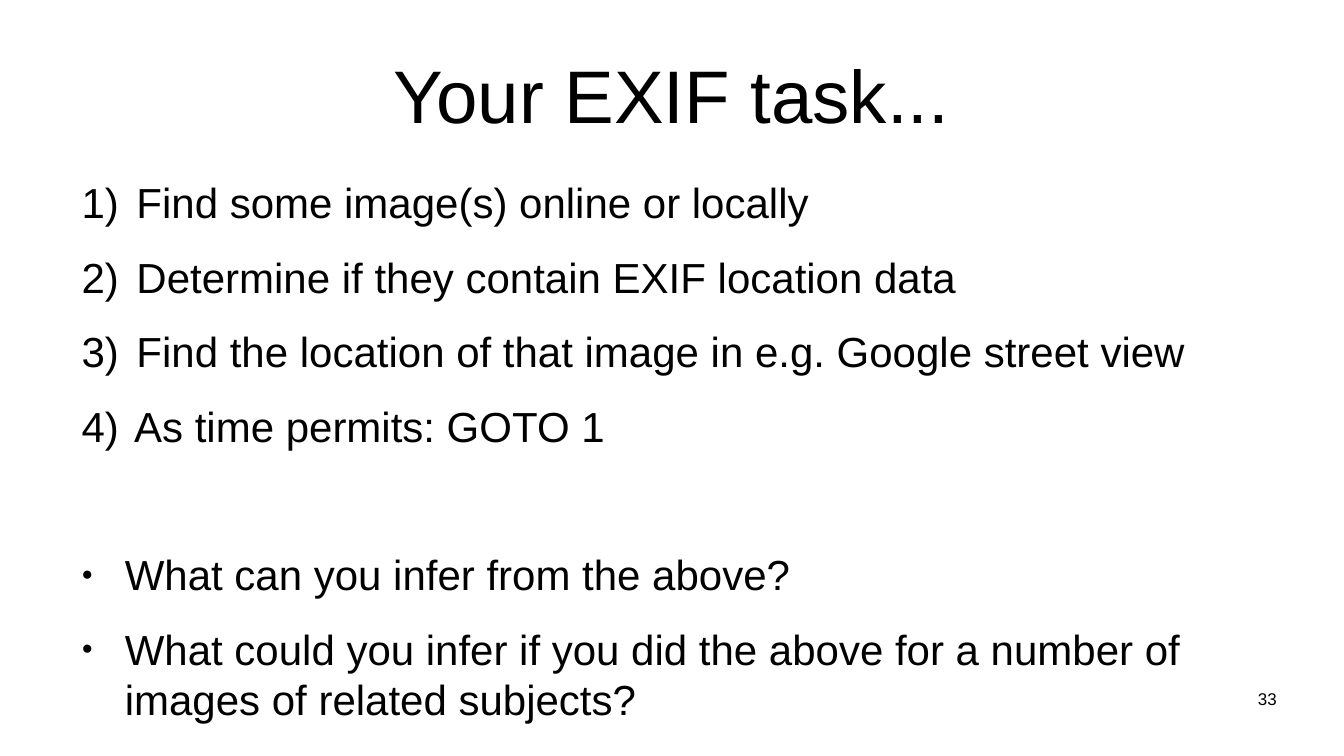
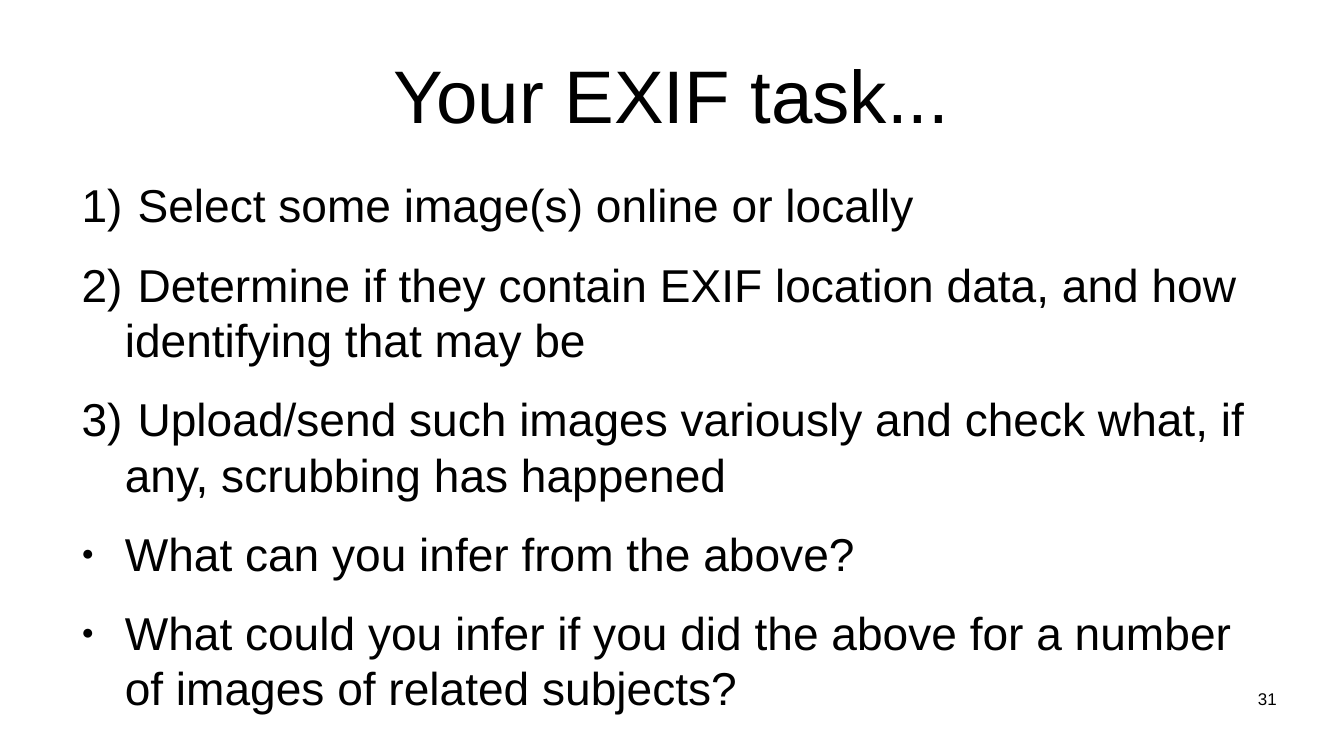
Before and after one commit to sftcd/witidtm, a slide deck: slide 31 of lectures/2026-2027/labs.odp (slide 33 before the commit). Drawn at 1344x756 pixels with LibreOffice and Linux fonts; fonts in the diff are those of the drawing. Boxes give left, top, right and bottom in pixels: in the first picture for what was removed or moved away, otherwise in the second. Text is boxed around its words. In the diff, an @@ line names an element or a change of style, - is before the commit and + after.

```diff
--- a/lectures/2026-2027/labs.odp
+++ b/lectures/2026-2027/labs.odp
@@ text at (x1=125, y1=188, x2=1244, y2=500): text changed; size 24.8 to 27.2 pt @@
-1) Find some image(s) online or locally
-2) Determine if they contain EXIF location data
-3) Find the location of that image in e.g. Google street view
-4) As time permits: GOTO 1
+1) Select some image(s) online or locally
+2) Determine if they contain EXIF location data, and how identifying that may be
+3) Upload/send such images variously and check what, if any, scrubbing has happened
@@ text at (x1=125, y1=537, x2=1231, y2=714): size 24.8 to 27.2 pt in "What can you infer from the above?", "What could you infer if you did ..." @@
@@ page number at (x1=1258, y1=693, x2=1277, y2=705): text changed @@
-33
+31
```
Also in this commit, not shown: 11 other slides changed, 1 slide added, 2 slides removed, 7 other files.
